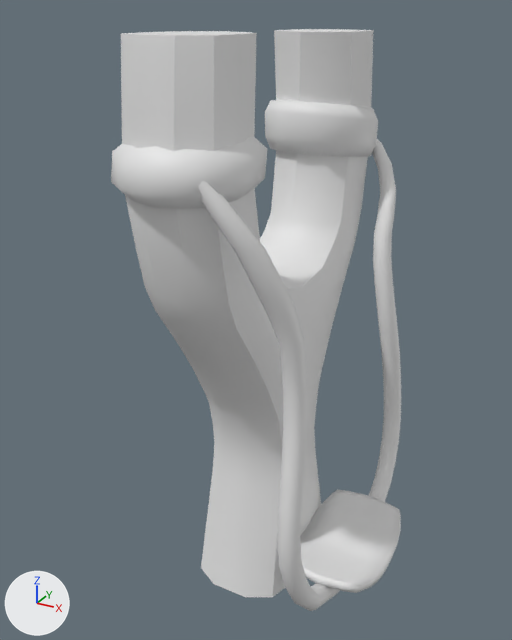
The FBX model Assets/Resources/Catapult.fbx, before and after one commit.
Rendered twice from a camera (50 mm lens) standing at (4.86, -9.14, 9.12) and looking at (-0.02, -0.25, 4.68). The lights are fixed; the arrows at lower left show +X, +Y and +Z.

The first picture shows 'Handle', 'Rubber band', 'Rubber band left', 'Rubber band right'.
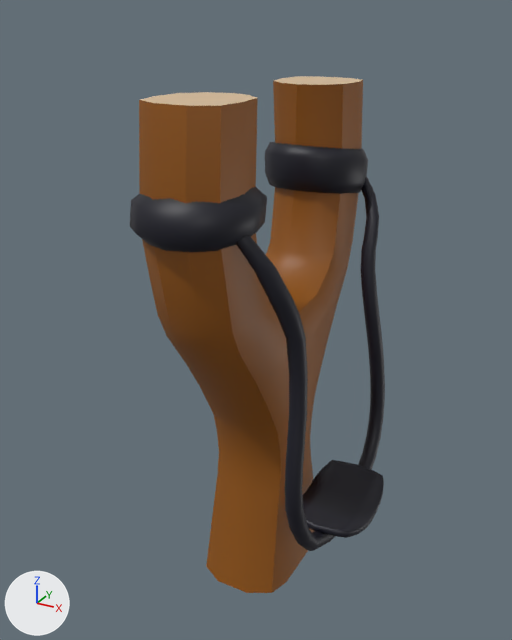
Changed parts and their boxes (x1, y1, x2, y2) in the pictures (512 x 640 px):
'Handle', recoloured, surface changed, moved, rescaled (white to brown, 11% narrower, 9% shorter): before (121, 29, 374, 597); after (139, 76, 363, 593)
'Rubber band', recoloured, surface changed, moved, rescaled (26% narrower, 21% shorter): before (198, 139, 401, 611); after (236, 177, 385, 551)
'Rubber band left', recoloured, moved, rescaled (13% narrower, 10% shorter): before (111, 137, 268, 209); after (130, 187, 267, 252)
'Rubber band right', recoloured, moved, rescaled (9% narrower, 9% shorter): before (265, 100, 378, 157); after (265, 142, 368, 194)

What changed in the scene script:
```text
Add img_asset_texture_png:
    img_asset_texture_png = load_image('Asset_Texture.png', '../Models/Prefabs/Catapult/Asset_Texture.png', 2048, 2048, 'sRGB')
Add mat_mat_assests:
    mat_mat_assests = principled_material('MAT_Assests')
    mat_mat_assests.texture = img_asset_texture_png
Change me_cube_001:
    where me_cube_001.from_pydata(...)  # 230 vertices, 226 faces; spans x -0.83..0.83, y -2.69..2.78, z -0.78..8.06
    used by ob_handle; location = (0.0, 0.0, 0.8)
    me_cube_001 part 1: texture (UV) coordinates of 226 of 226 faces, centred in x -0.8..0.8, y -2.6..2.69, z 0.2..8.06, changed; they spanned u 0.38..0.88, v 0.0..1.0 and now span u 0.45..0.99, v 0.01..0.48
    add me_cube_001.materials.append(mat_mat_assests)  # picture img_asset_texture_png
Change me_beziercurve_001:
    where me_beziercurve_001.from_pydata(...)  # 582 vertices, 568 faces; spans x -1.11..0.88, y -2.67..2.83, z -3.21..3.96
    used by ob_rubber_band; location = (1.48, -0.01, 3.47)
    me_beziercurve_001 part 2: texture (UV) coordinates of 568 of 568 faces, centred in x -0.97..0.87, y -2.65..2.79, z -3.21..3.78, changed; they spanned u 0.0..0.92, v 0.0..1.0 and now span u 0.04..0.04, v 0.05..0.13
    add me_beziercurve_001.materials.append(mat_mat_assests)  # picture img_asset_texture_png
Change me_cube_007:
    where me_cube_007.from_pydata(...)  # 56 vertices, 42 faces; spans x -0.88..0.89, y -0.97..1.0, z -0.33..0.34
    add me_cube_007.materials.append(mat_mat_assests)  # picture img_asset_texture_png
Change me_cube_003:
    where me_cube_003.from_pydata(...)  # 84 vertices, 70 faces; spans x -0.91..0.92, y -1.03..0.98, z -0.53..0.54
    add me_cube_003.materials.append(mat_mat_assests)  # picture img_asset_texture_png
Change ob_handle:
    ob_handle.location: (0.0, 0.0, 0.8) -> (0.0, 0.0, 0.73)
    ob_handle.scale: (1.0, 1.0, 1.0) -> (0.918, 0.918, 0.918)
Change ob_rubber_band:
    ob_rubber_band.location: (1.48, -0.01, 3.47) -> (1.31, 0.03, 3.69)
    ob_rubber_band.scale: (1.0, 1.0, 1.0) -> (0.796, 0.796, 0.796)
Change ob_rubber_band_left:
    ob_rubber_band_left.location: (0.01, -1.98, 7.39) -> (0.01, -1.81, 6.77)
    ob_rubber_band_left.scale: (1.0, 1.0, 1.0) -> (0.918, 0.918, 0.918)
Change ob_rubber_band_right:
    ob_rubber_band_right.location: (-0.03, 2.03, 7.28) -> (-0.03, 1.86, 6.68)
    ob_rubber_band_right.scale: (1.0, 1.0, 1.0) -> (0.918, 0.918, 0.918)
```
